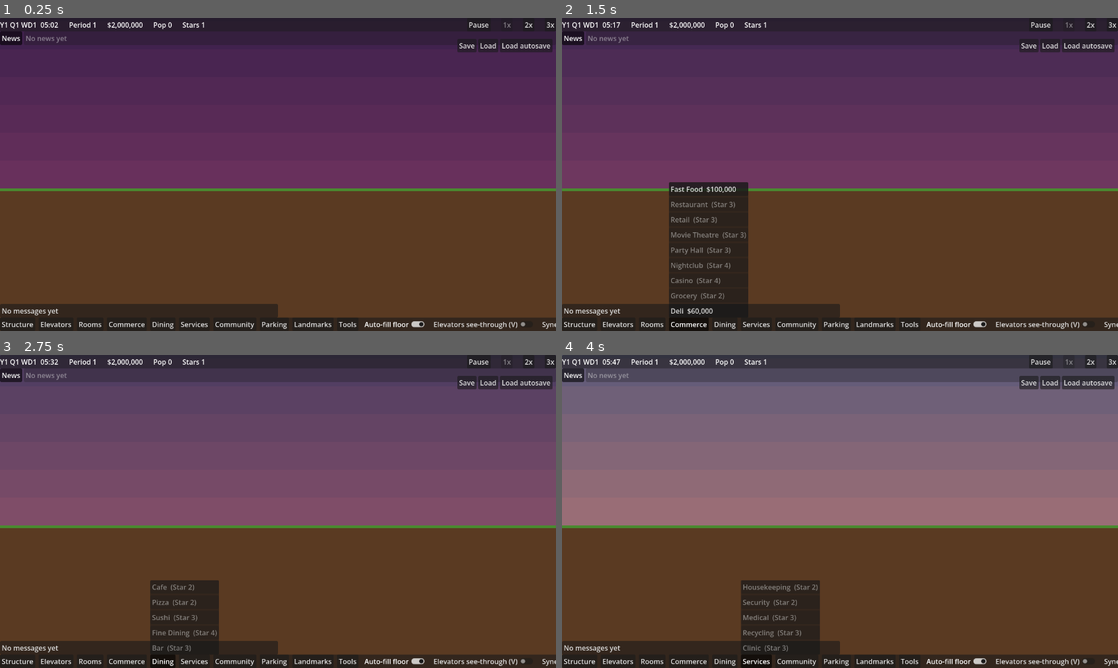
Above: before the commit, frames 1-4 (two rows, left to right).
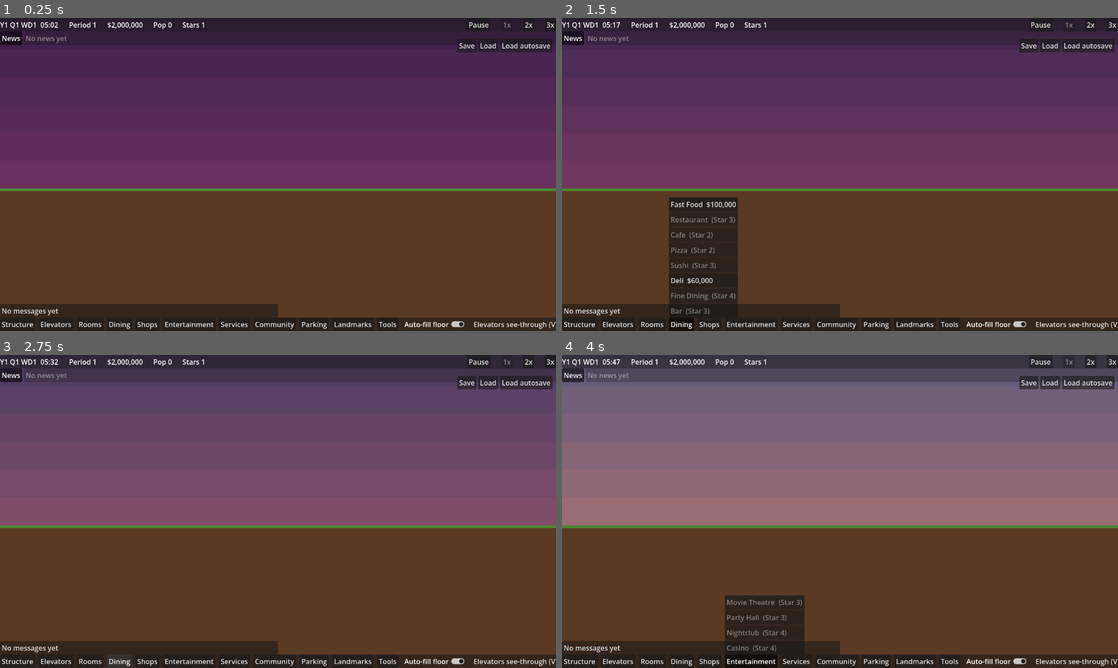
Above: after the commit, the same moments.

Repository: evidencelacking/TowerGame
Game: Godot game, scene res://scenes/main.tscn
Two runs of this game, one before a commit and one after it. Both use one fixed random seed, a clock stepped at 60 frames per second and the inputs below.
Inputs (mouse positions are in pixels of both pictures, inside the frame that each line leads up to):
- Up to frame 1 (0.25 s): no input
- Up to frame 2 (1.5 s): click "Rooms" at 0.5 s; click (689, 324) at 1.25 s, where only the run before the commit has a clickable "Commerce"
- Up to frame 3 (2.75 s): click "Dining" at 2 s
- Up to frame 4 (4 s): click (712, 661) at 2.75 s, where only the run after the commit has a clickable "Shops"; click (751, 661) at 3.5 s, where only the run after the commit has a clickable "Entertainment"

The runs differ from the first frame. In frame 1, 0.8% of the frame differs, in the area x 19-100%, y 96-100%; in frame 2, 3.0%; in frame 3, 3.3%, in the area x 19-100%, y 72-100%; in frame 4, 2.8%.

Commit message:
Build menu: one Dining group, plus Shops and Entertainment (refs #355)
Co-Authored-By: Claude Opus 5.5 <noreply@anthropic.com>

Diff:
--- a/scripts/view/toolbar.gd
+++ b/scripts/view/toolbar.gd
@@ -18,9 +18,10 @@
 const CATEGORIES: Array = [
 	["Structure", ["lobby", "floor", "stairs", "escalator"]],
 	["Elevators", ["local_shaft", "local_car", "service_shaft", "service_car", "express_shaft", "express_car"]],
-	["Rooms", ["office", "condo", "hotel_single", "hotel_twin", "hotel_suite", "coworking"]],
-	["Commerce", ["fast_food", "restaurant", "retail", "movie_theatre", "party_hall", "nightclub", "casino", "grocery", "deli"]],
-	["Dining", ["cafe", "pizza", "sushi", "fine_dining", "bar"]],
+	["Rooms", ["office", "coworking", "condo", "hotel_single", "hotel_twin", "hotel_suite"]],
+	["Dining", ["fast_food", "restaurant", "cafe", "pizza", "sushi", "deli", "fine_dining", "bar"]],
+	["Shops", ["retail", "grocery"]],
+	["Entertainment", ["movie_theatre", "party_hall", "nightclub", "casino"]],
 	["Services", ["housekeeping", "security", "medical", "recycling", "clinic"]],
 	["Community", ["gym", "daycare", "pool"]],
 	["Parking", ["parking_ramp", "parking_space"]],
